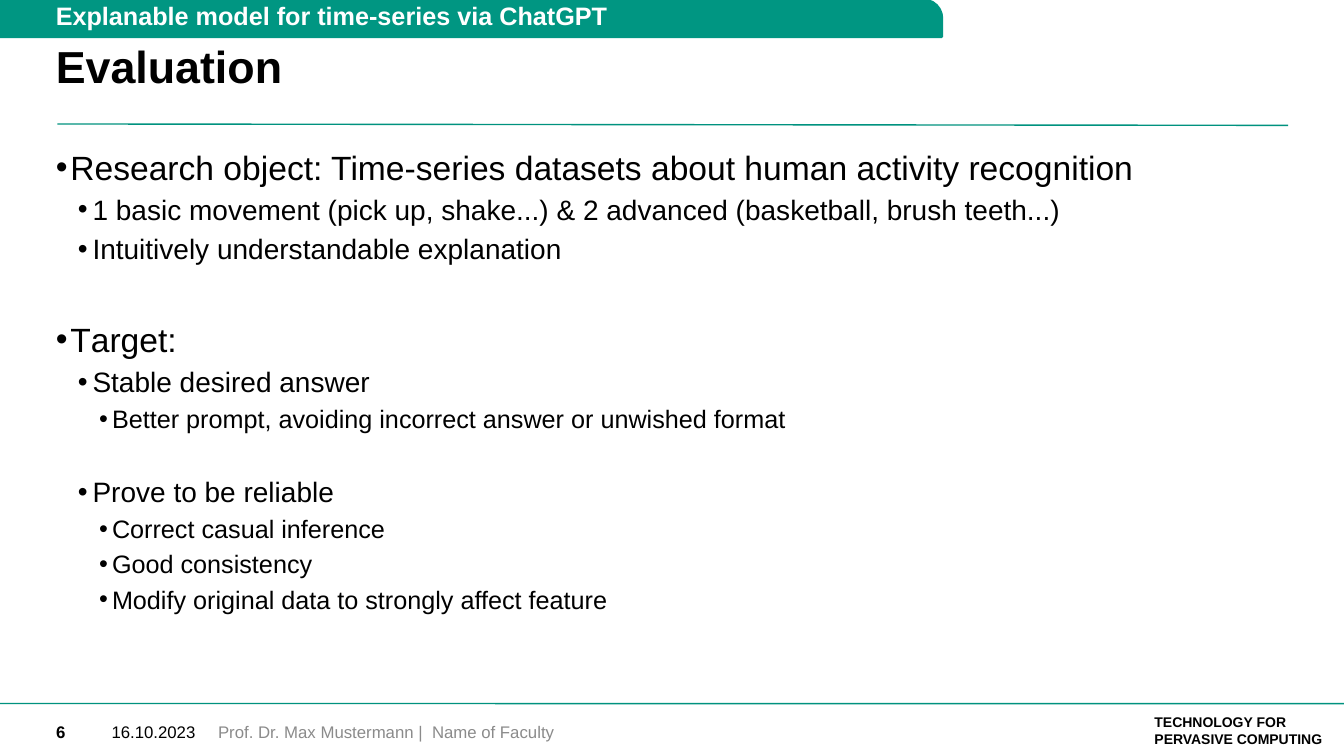
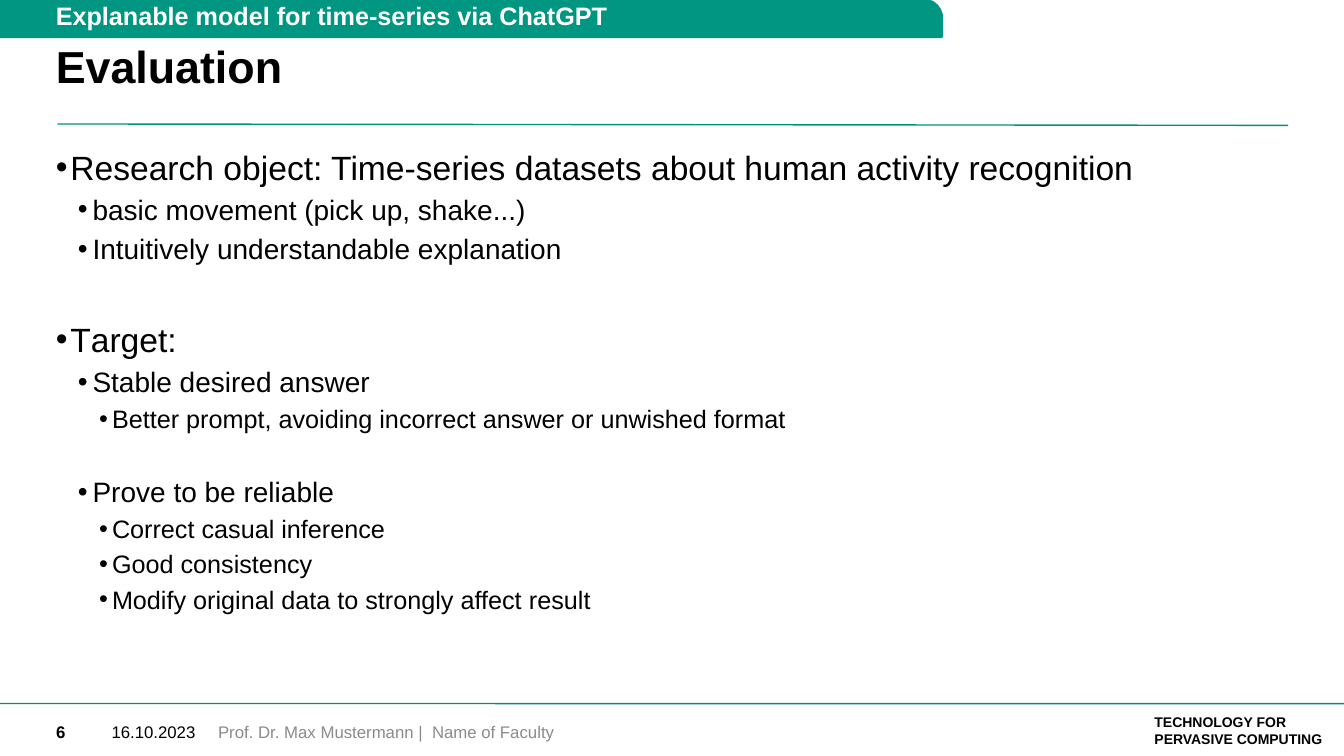
Before and after one commit to lab992/Generate_explanations_for_classification_by_ChatGPT, a slide deck: slide 7 of 10.16/BA_proposal.pptx. Drawn at 1344x756 pixels with LibreOffice and Linux fonts; fonts in the diff are those of the drawing; background and template pictures are left out. Boxes give left, top, right and bottom in pixels: in the first picture for what was removed or moved away, otherwise in the second. Text is boxed around its words. In the diff, an @@ line names an element or a change of style, - is before the commit and + after.

Commit message:
docs: presentation on 10/16

```diff
--- a/10.16/BA_proposal.pptx
+++ b/10.16/BA_proposal.pptx
@@ text at [93, 199, 525, 225]: text changed @@
-  • 1 basic movement (pick up, shake...) & 2 advanced (basketball, brush teeth...)
+  • basic movement (pick up, shake...)
@@ text at [112, 590, 591, 614]: text changed @@
-    • Modify original data to strongly affect feature
+    • Modify original data to strongly affect result
```
Also in this commit, not shown: 2 other files.
